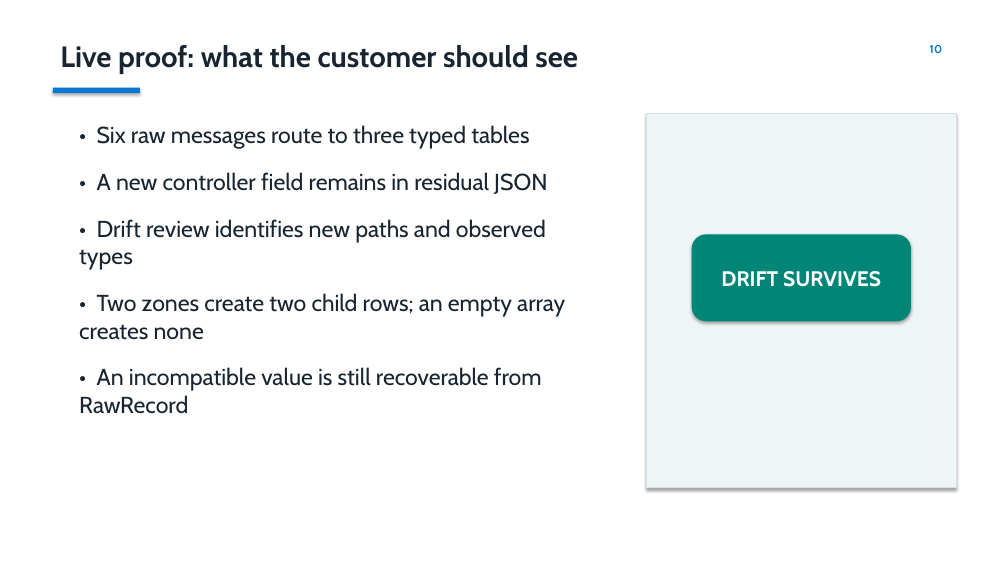
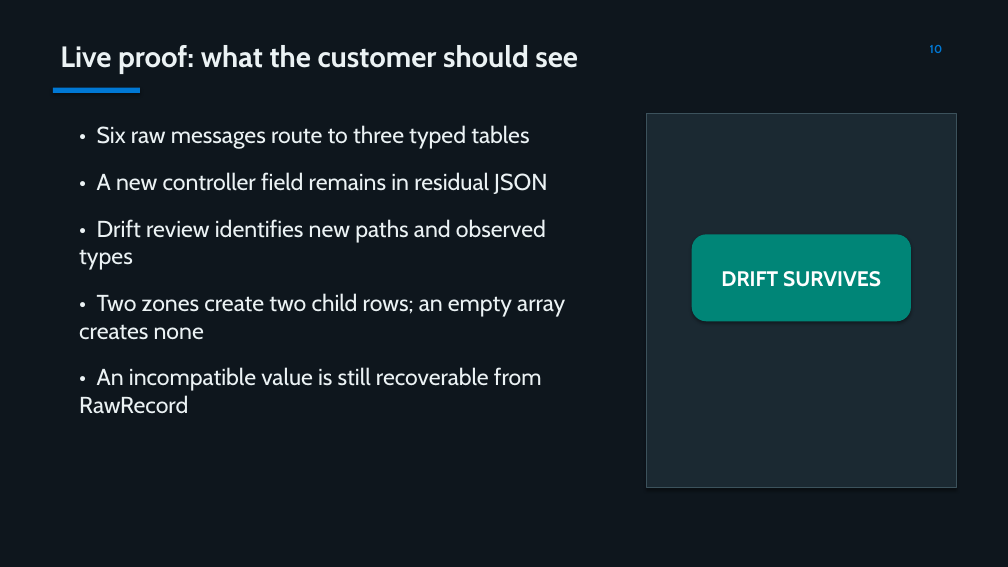
Before and after one commit to MatthieuLefebvre/eventhouse-schema-drift-reference, a slide deck: slide 10 of presentation/eventhouse-schema-drift-reference.pptx. Drawn at 1008x567 pixels with LibreOffice and Linux fonts; fonts in the diff are those of the drawing. Boxes give left, top, right and bottom in pixels: in the first picture for what was removed or moved away, otherwise in the second. Text is boxed around its words. In the diff, an @@ line names an element or a change of style, - is before the commit and + after.

Commit message:
Apply dark theme to presentation

```diff
--- a/presentation/eventhouse-schema-drift-reference.pptx
+++ b/presentation/eventhouse-schema-drift-reference.pptx
@@ background #FFFFFF to #0E161D @@
@@ text "Live proof: what the customer ..." at [60, 45, 578, 74]: text colour #182530 to #EBF2F4 @@
@@ text "• Six raw messages route ..." at [79, 125, 565, 414]: text colour #182530 to #EBF2F4 @@
@@ rectangle at [647, 113, 957, 488]: fill #EFF5F7 to #1B2932; outline #D3E0E4 0.75 pt to #3C525C 0.75 pt @@
```
Also in this commit, not shown: 11 other slides changed, 2 other files.
